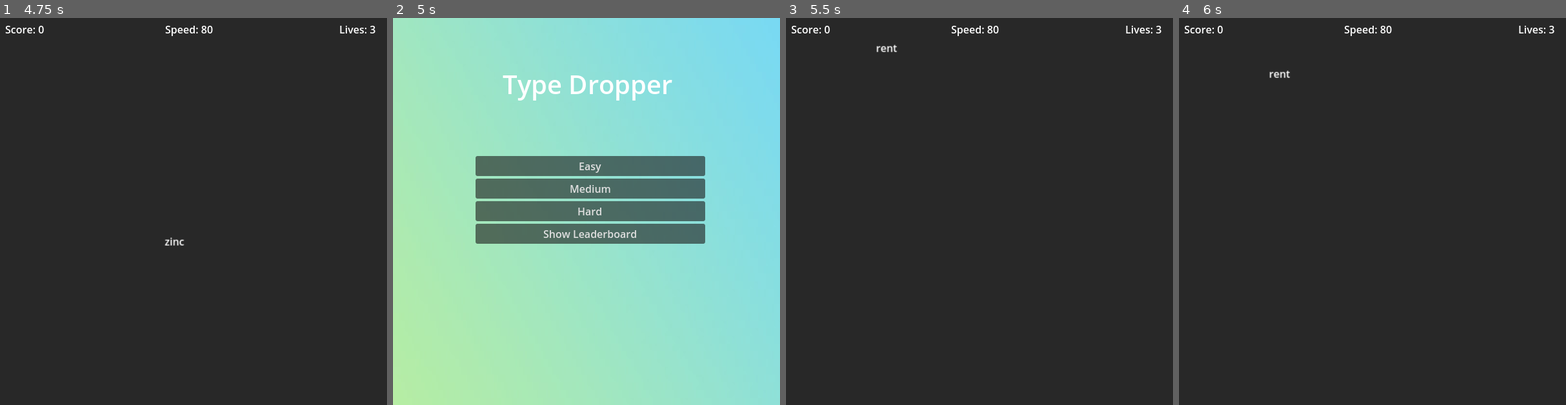
Above: before the commit, frames 1-4 (left to right).
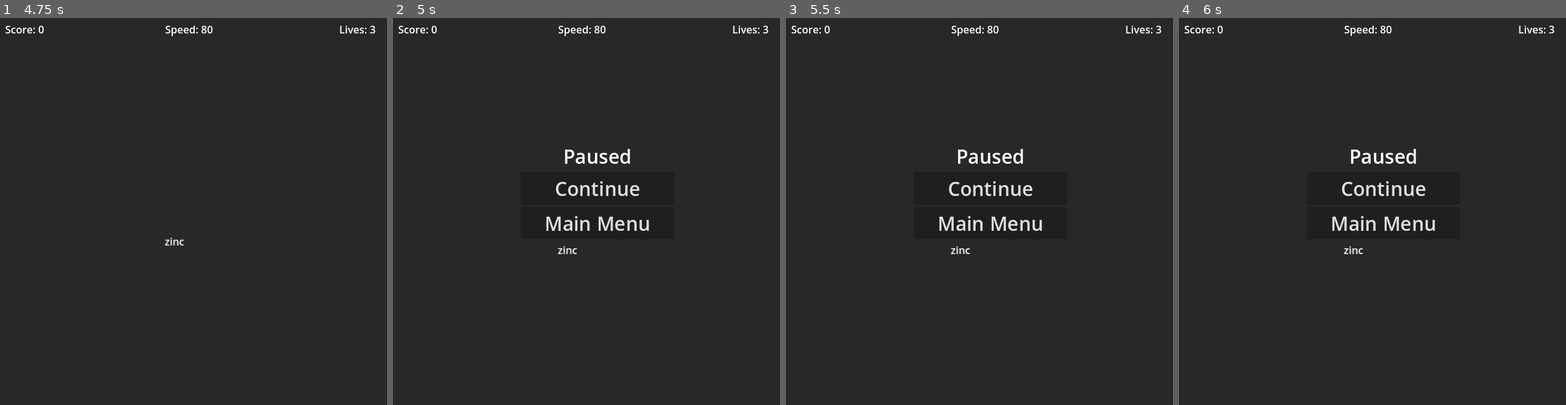
Above: after the commit, the same moments.

Repository: Sneakyweasel90/TypeDropper_Godot
Game: Godot game, scene res://scenes/MainMenu.tscn
Two runs of this game, one before a commit and one after it. Both use one fixed random seed, a clock stepped at 60 frames per second and the inputs below. Before the commit the project starts from res://MainMenu.tscn.
Inputs (mouse positions are in pixels of both pictures, inside the frame that each line leads up to):
- Up to frame 1 (4.75 s): click "Easy" at 0.5 s; tap Enter at 1.25, 4.25 s; tap Backspace every 0.75 s from 1.35 to 4.35 s; tap Space at 2 s
- Up to frame 2 (5 s): tap Escape at 4.9 s
- Up to frame 3 (5.5 s): click (983, 165) at 5 s, where only the run before the commit has a clickable "Easy"
- Up to frame 4 (6 s): tap Space at 5.75 s; tap Backspace at 5.85 s

Frame 1 is identical in both runs. In frame 2, 100% of the frame differs, in the area x 0-100%, y 0-100%; in frame 3, 1.1%; in frame 4, 1.1%.

Commit message:
Pause menu added

Diff:
--- a/type-dropper/FallingWord.tscn
+++ b/type-dropper/scenes/FallingWord.tscn
@@ -1,9 +1,9 @@
 [gd_scene load_steps=2 format=3 uid="uid://b66qrlaaoco3e"]
 
-[ext_resource type="Script" uid="uid://m17um31naar" path="res://FallingWord.gd" id="1_5cdlr"]
+[ext_resource type="Script" uid="uid://m17um31naar" path="res://scripts/FallingWord.gd" id="1_foofx"]
 
 [node name="FallingLetter" type="Node2D"]
-script = ExtResource("1_5cdlr")
+script = ExtResource("1_foofx")
 
 [node name="Label" type="Label" parent="."]
 offset_left = 6.0
--- a/type-dropper/GameOver.tscn
+++ b/type-dropper/scenes/GameOver.tscn
@@ -1,6 +1,6 @@
 [gd_scene load_steps=3 format=3 uid="uid://ckcudnkwtpimi"]
 
-[ext_resource type="Script" uid="uid://64w2gpd38ai8" path="res://GameOver.gd" id="1_a1htc"]
+[ext_resource type="Script" uid="uid://64w2gpd38ai8" path="res://scripts/GameOver.gd" id="1_a1htc"]
 [ext_resource type="Texture2D" uid="uid://bii8ld0ebkvcq" path="res://assets/gradient-toxic.jpg" id="2_eksk4"]
 
 [node name="GameOver" type="Control"]
@@ -46,12 +46,13 @@
 
 [node name="ScoreLabel" type="Label" parent="."]
 layout_mode = 0
-offset_left = 86.0
-offset_top = 173.0
-offset_right = 530.0
-offset_bottom = 213.0
+offset_left = 140.0
+offset_top = 175.0
+offset_right = 464.0
+offset_bottom = 215.0
 theme_override_font_sizes/font_size = 26
 text = "Your Score = "
+horizontal_alignment = 1
 
 [connection signal="pressed" from="VBoxContainer/RetryBtn" to="." method="_on_retry_btn_pressed"]
 [connection signal="pressed" from="VBoxContainer/MainMenuBtn" to="." method="_on_main_menu_btn_pressed"]
--- a/type-dropper/MainMenu.tscn
+++ b/type-dropper/scenes/MainMenu.tscn
@@ -1,8 +1,8 @@
 [gd_scene load_steps=5 format=3 uid="uid://ctpm5tdrl771f"]
 
-[ext_resource type="Script" uid="uid://d1bedmqvc54pv" path="res://MainMenu.gd" id="1_h7a2f"]
-[ext_resource type="PackedScene" uid="uid://b8hgxnll1bhc8" path="res://TypeDropper.tscn" id="2_qoqlk"]
-[ext_resource type="PackedScene" uid="uid://beyiun1uybt7k" path="res://Leaderboard.tscn" id="3_iwfq2"]
+[ext_resource type="Script" uid="uid://d1bedmqvc54pv" path="res://scripts/MainMenu.gd" id="1_h7a2f"]
+[ext_resource type="PackedScene" uid="uid://b8hgxnll1bhc8" path="res://scenes/TypeDropper.tscn" id="2_qoqlk"]
+[ext_resource type="PackedScene" uid="uid://beyiun1uybt7k" path="res://scenes/Leaderboard.tscn" id="3_iwfq2"]
 [ext_resource type="Texture2D" uid="uid://bii8ld0ebkvcq" path="res://assets/gradient-toxic.jpg" id="4_qoqlk"]
 
 [node name="MainMenu" type="Control"]
--- /dev/null
+++ b/type-dropper/scenes/PauseMenu.tscn
@@ -0,0 +1,35 @@
+[gd_scene load_steps=2 format=3 uid="uid://c74jkyyo01yaa"]
+
+[ext_resource type="Script" uid="uid://bq87yomqgdnn8" path="res://scripts/PauseMenu.gd" id="1_jvnd5"]
+
+[node name="PauseMenu" type="Control"]
+layout_mode = 3
+anchors_preset = 15
+anchor_right = 1.0
+anchor_bottom = 1.0
+grow_horizontal = 2
+grow_vertical = 2
+script = ExtResource("1_jvnd5")
+
+[node name="VBoxContainer" type="VBoxContainer" parent="."]
+layout_mode = 0
+offset_left = 198.0
+offset_top = 193.0
+offset_right = 436.0
+offset_bottom = 382.0
+
+[node name="PausedLabel" type="Label" parent="VBoxContainer"]
+layout_mode = 2
+theme_override_font_sizes/font_size = 30
+text = "Paused"
+horizontal_alignment = 1
+
+[node name="ContinueBtn" type="Button" parent="VBoxContainer"]
+layout_mode = 2
+theme_override_font_sizes/font_size = 30
+text = "Continue"
+
+[node name="MainMenuBtn" type="Button" parent="VBoxContainer"]
+layout_mode = 2
+theme_override_font_sizes/font_size = 30
+text = "Main Menu"
--- a/type-dropper/TypeDropper.tscn
+++ b/type-dropper/scenes/TypeDropper.tscn
@@ -1,11 +1,13 @@
-[gd_scene load_steps=3 format=3 uid="uid://b8hgxnll1bhc8"]
+[gd_scene load_steps=4 format=3 uid="uid://b8hgxnll1bhc8"]
 
-[ext_resource type="Script" uid="uid://clss02w4br0bq" path="res://Typedropper.gd" id="1_wmkbq"]
-[ext_resource type="PackedScene" uid="uid://b66qrlaaoco3e" path="res://FallingWord.tscn" id="2_fbj80"]
+[ext_resource type="Script" uid="uid://clss02w4br0bq" path="res://scripts/Typedropper.gd" id="1_x1y4k"]
+[ext_resource type="PackedScene" uid="uid://b66qrlaaoco3e" path="res://scenes/FallingWord.tscn" id="2_bmg6r"]
+[ext_resource type="PackedScene" uid="uid://c74jkyyo01yaa" path="res://scenes/PauseMenu.tscn" id="3_uavyo"]
 
 [node name="TypeDropper" type="Node2D"]
-script = ExtResource("1_wmkbq")
-word_scene = ExtResource("2_fbj80")
+script = ExtResource("1_x1y4k")
+word_scene = ExtResource("2_bmg6r")
+pause_menu_scene = ExtResource("3_uavyo")
 
 [node name="ColorRect" type="ColorRect" parent="."]
 offset_right = 606.0
--- /dev/null
+++ b/type-dropper/scripts/PauseMenu.gd
@@ -0,0 +1,18 @@
+extends Control
+
+func _ready():
+	visible = false
+	$VBoxContainer/ContinueBtn.pressed.connect(_on_continue_pressed)
+	$VBoxContainer/MainMenuBtn.pressed.connect(_on_main_menu_pressed)
+
+func _on_continue_pressed():
+	visible = false
+	get_tree().paused = false
+
+func _on_main_menu_pressed():
+	get_tree().paused = false
+	var main_menu = load("res://MainMenu.tscn").instantiate()
+	get_tree().root.add_child(main_menu)
+	if get_tree().current_scene:
+		get_tree().current_scene.queue_free()
+	get_tree().current_scene = main_menu
--- a/type-dropper/Typedropper.gd
+++ b/type-dropper/scripts/Typedropper.gd
@@ -2,6 +2,7 @@
 
 @export var word_scene: PackedScene
 @export var difficulty: String = "easy"
+@export var pause_menu_scene: PackedScene
 
 var score: int = 0
 var lives: int = 3
@@ -10,12 +11,18 @@
 var word_speed = 80
 var current_word: Node = null # Need to track the active word with this
 var game_running: bool = true
+var pause_menu: Node = null
 
 func _ready():
 	if $GameOverLabel:
 		$GameOverLabel.visible = false
 	if $InputLabel:
 		$InputLabel.text = ""
+
+	if pause_menu_scene:
+		pause_menu = pause_menu_scene.instantiate()
+		add_child(pause_menu)
+		pause_menu.visible = false
 
 	var path = "res://words/%s.txt" % difficulty
 	load_words(path)
@@ -56,8 +63,15 @@
 				if $InputLabel:
 					$InputLabel.text = current_input
 		if event.keycode == Key.KEY_ESCAPE:
-			return_to_main_menu()
+			if pause_menu:
+				if not pause_menu.visible:
+					pause_menu.visible = true
+					get_tree().paused = true
+				else:
+					pause_menu.visible = false
+					get_tree().visible = false
 			return
+
 		elif event.unicode != 0:
 			var typed_char = char(event.unicode).to_lower()
 			current_input += typed_char
Renamed: type-dropper/Leaderboard.tscn -> type-dropper/scenes/Leaderboard.tscn
Renamed: type-dropper/FallingWord.gd -> type-dropper/scripts/FallingWord.gd
Renamed: type-dropper/FallingWord.gd.uid -> type-dropper/scripts/FallingWord.gd.uid
Renamed: type-dropper/GameOver.gd -> type-dropper/scripts/GameOver.gd
Renamed: type-dropper/GameOver.gd.uid -> type-dropper/scripts/GameOver.gd.uid
Renamed: type-dropper/MainMenu.gd -> type-dropper/scripts/MainMenu.gd
Renamed: type-dropper/MainMenu.gd.uid -> type-dropper/scripts/MainMenu.gd.uid
Not shown, added: type-dropper/scripts/PauseMenu.gd.uid
Renamed: type-dropper/Typedropper.gd.uid -> type-dropper/scripts/Typedropper.gd.uid
